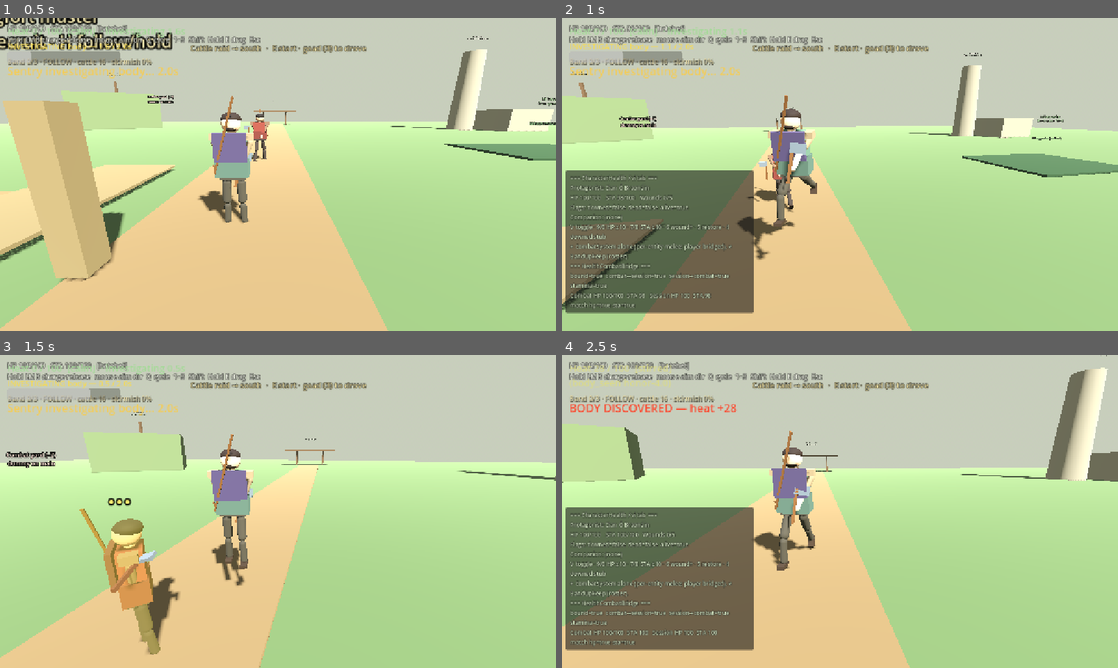
Above: before the commit, frames 1-4 (two rows, left to right).
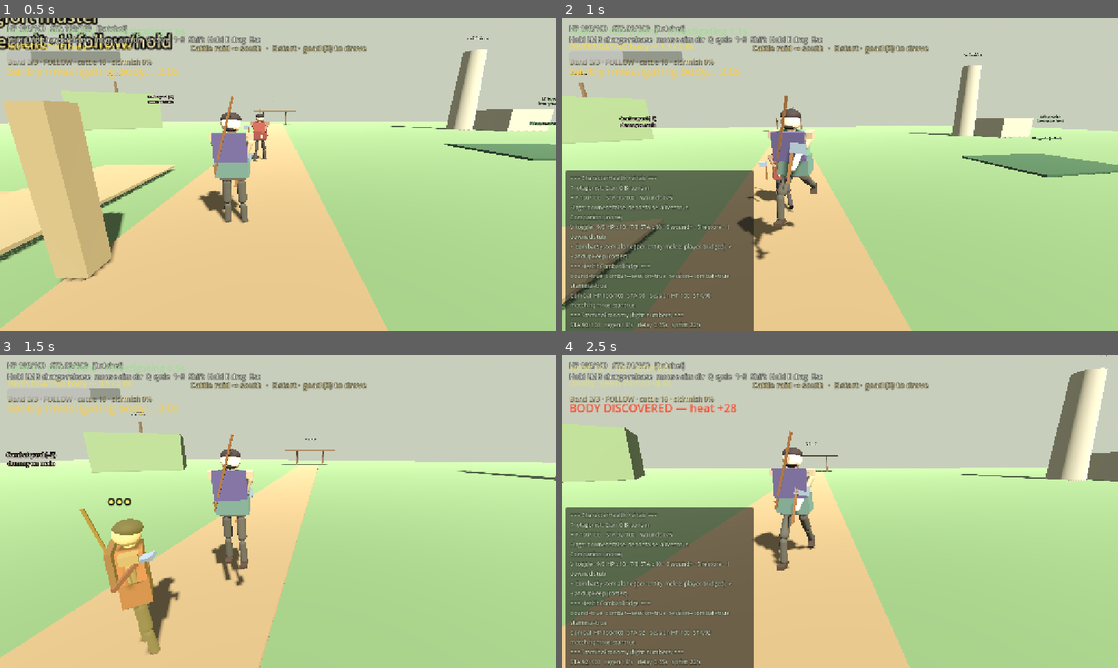
Above: after the commit, the same moments.

Repository: fortins4/devPlayground
Game: Godot game, scene res://scenes/main/main.tscn
Same seed, same stepped clock (60 frames per second), same inputs: the game is played once before the commit and once after it.
Inputs (mouse positions are in pixels of both pictures, inside the frame that each line leads up to):
- Up to frame 1 (0.5 s): no input
- Up to frame 2 (1 s): tap Enter at 0.5 s; move the mouse to (867, 174) at 0.52 s; hold W (move_forward) from 0.53 s (still down); hold Shift (sprint) from 0.53 s (still down); click (867, 174) at 0.67 s; tap Space (jump) at 0.77 s; tap V at 0.8 s
- Up to frame 3 (1.5 s): keep holding W (move_forward); move the mouse to (250, 511) at 1.27 s; release Shift (sprint) at 1.28 s; tap V at 1.35 s
- Up to frame 4 (2.5 s): keep holding W (move_forward); tap Space (jump) at 1.52 s; tap Shift (sprint) at 1.55 s; move the mouse to (851, 505) at 2.02 s; hold Right mouse button (attack_heavy) from 2.03 s (still down); tap V at 2.3 s

Frame 1 is identical in both runs. In frame 2, 2.0% of the frame differs, in the area x 0-35%, y 2-100%; in frame 3, 0.1%; in frame 4, 2.4%.
Error in both runs: Stack overflow. Check for infinite recursion in your script. (res://scripts/autoload/world_clock.gd:247)

Commit message:
systems: stamina/recover fight numbers table
Centralize greybox fight stamina economy (max, regen, delay, sprint,
attack cost+recovery, block stubs) in StaminaEconomy; CombatSystem and
CharacterHealth read from it. Document numbers + backtick F5 probe.

Diff:
--- a/scripts/autoload/character_health.gd
+++ b/scripts/autoload/character_health.gd
@@ -25,8 +25,9 @@
 ## Protagonist vitals (slice defaults).
 var max_hp: float = 100.0
 var hp: float = 100.0
-var max_stamina: float = 100.0
-var stamina: float = 100.0
+## Mirrors StaminaEconomy.MAX_STAMINA (CombatSystem fight pool).
+var max_stamina: float = StaminaEconomy.MAX_STAMINA
+var stamina: float = StaminaEconomy.MAX_STAMINA
 ## Soft injury counter (0..MAX_WOUNDS). Not a full injury sim.
 var wounds: int = 0
 const MAX_WOUNDS: int = 5
--- a/scripts/ui/health_debug_hud.gd
+++ b/scripts/ui/health_debug_hud.gd
@@ -5,7 +5,8 @@
 ## Travel bottom-right).
 ##
 ## Keys (when this node is in the tree):
-##   V — show / hide panel
+##   V — show / hide panel (includes StaminaEconomy fight numbers)
+##   ` (backtick / QuoteLeft) — print StaminaEconomy dump to Output
 ##   9 / 0 — HP −10 / +10
 ##   7 / 8 — stamina −10 / +10
 ##   6 — add wound
@@ -55,6 +56,9 @@
 		match event.keycode:
 			KEY_V:
 				_toggle()
+				get_viewport().set_input_as_handled()
+			KEY_QUOTELEFT:
+				_dump_stamina_economy()
 				get_viewport().set_input_as_handled()
 			KEY_9:
 				if CharacterHealth:
@@ -128,6 +132,16 @@
 	_refresh()
 
 
+func _dump_stamina_economy() -> void:
+	var combat := _find_player_combat()
+	if combat and combat.has_method("dump_stamina_economy"):
+		combat.dump_stamina_economy()
+	else:
+		var cur := CharacterHealth.stamina if CharacterHealth else -1.0
+		print(StaminaEconomy.get_debug_text(cur))
+	_refresh()
+
+
 func _refresh() -> void:
 	if label == null:
 		return
@@ -139,6 +153,12 @@
 	var bridge := _find_player_bridge()
 	if bridge:
 		text += "\n" + bridge.get_debug_text()
+	var combat := _find_player_combat()
+	if combat and combat.has_method("get_stamina_economy_debug_text"):
+		text += "\n" + combat.get_stamina_economy_debug_text()
+	else:
+		var cur := CharacterHealth.stamina if CharacterHealth else -1.0
+		text += "\n" + StaminaEconomy.get_debug_text(cur)
 	label.text = text
 
 
@@ -149,3 +169,13 @@
 	if player == null:
 		return null
 	return player.get_node_or_null("HealthCombatBridge") as HealthCombatBridge
+
+
+func _find_player_combat() -> CombatSystem:
+	if not is_inside_tree():
+		return null
+	var player := get_tree().get_first_node_in_group("player")
+	if player == null:
+		return null
+	var node := player.get_node_or_null("CombatSystem")
+	return node as CombatSystem if node is CombatSystem else null
--- a/systems/combat/combat_system.gd
+++ b/systems/combat/combat_system.gd
@@ -33,9 +33,10 @@
 }
 
 @export var max_health: float = 100.0
-@export var max_stamina: float = 100.0
-@export var stamina_regen_per_sec: float = 18.0
-@export var sprint_stamina_per_sec: float = 22.0
+## Defaults seed from StaminaEconomy (systems/combat/stamina_economy.gd).
+@export var max_stamina: float = StaminaEconomy.MAX_STAMINA
+@export var stamina_regen_per_sec: float = StaminaEconomy.REGEN_PER_SEC
+@export var sprint_stamina_per_sec: float = StaminaEconomy.SPRINT_DRAIN_PER_SEC
 @export var team: int = 0 ## 0 = player allies, 1 = hostiles
 @export var starting_weapon: Weapon = Weapon.HATCHET
 @export var enable_block: bool = false ## Shield later; off for cattle-farm starter kit
@@ -51,13 +52,15 @@
 @export var enable_directional_hatchet: bool = true
 
 var health: float = 100.0
-var stamina: float = 100.0
+var stamina: float = StaminaEconomy.MAX_STAMINA
 var current_weapon: Weapon = Weapon.HATCHET
 var is_dead: bool = false
 var is_blocking: bool = false
 var is_attacking: bool = false
 var attack_recovery_left: float = 0.0
 var hitbox_active_left: float = 0.0
+## Countdown before passive regen after spend / after attack recovery ends.
+var stamina_regen_delay_left: float = 0.0
 
 var _hit_this_swing: Dictionary = {} ## instance_id -> true
 var _owner_body: Node3D
@@ -83,21 +86,22 @@
 var _last_strike_direction: StrikeDirection = StrikeDirection.TOP
 var _charge_pose_tween: Tween
 
-# Per-weapon attack profiles: light / heavy
+# Per-weapon feel timings + damage/reach (queue #2 owns hatchet directional tiers).
+# Stamina cost + recovery seconds: StaminaEconomy.ATTACK (source of truth).
 const PROFILES := {
 	Weapon.HATCHET: {
-		# Timing polish (#2): clearer windup telegraph, readable contact, non-spam recover.
+		# Timing polish: clearer windup telegraph, readable contact, non-spam recover.
 		# Direction multipliers applied in try_attack via HATCHET_DIR_TIMING.
-		&"light": {"cost": 12.0, "damage": 14.0, "windup": 0.16, "active": 0.12, "recovery": 0.34, "reach": 1.35},
-		&"heavy": {"cost": 28.0, "damage": 28.0, "windup": 0.34, "active": 0.16, "recovery": 0.58, "reach": 1.5},
+		&"light": {"damage": 14.0, "windup": 0.16, "active": 0.12, "reach": 1.35},
+		&"heavy": {"damage": 28.0, "windup": 0.34, "active": 0.16, "reach": 1.5},
 	},
 	Weapon.KNIFE: {
-		&"light": {"cost": 8.0, "damage": 8.0, "windup": 0.06, "active": 0.1, "recovery": 0.16, "reach": 1.0},
-		&"heavy": {"cost": 18.0, "damage": 16.0, "windup": 0.12, "active": 0.12, "recovery": 0.28, "reach": 1.1},
+		&"light": {"damage": 8.0, "windup": 0.06, "active": 0.1, "reach": 1.0},
+		&"heavy": {"damage": 16.0, "windup": 0.12, "active": 0.12, "reach": 1.1},
 	},
 	Weapon.GOAD: {
-		&"light": {"cost": 10.0, "damage": 10.0, "windup": 0.14, "active": 0.12, "recovery": 0.26, "reach": 1.7},
-		&"heavy": {"cost": 22.0, "damage": 20.0, "windup": 0.2, "active": 0.16, "recovery": 0.4, "reach": 1.85},
+		&"light": {"damage": 10.0, "windup": 0.14, "active": 0.12, "reach": 1.7},
+		&"heavy": {"damage": 20.0, "windup": 0.2, "active": 0.16, "reach": 1.85},
 	},
 }
 
@@ -158,22 +162,31 @@
 		attack_recovery_left = maxf(0.0, attack_recovery_left - delta)
 		if attack_recovery_left <= 0.0:
 			is_attacking = false
+			# Recover window closed — gate regen so the recovery beat matters.
+			_arm_stamina_regen_delay()
 
 	if hitbox_active_left > 0.0:
 		hitbox_active_left = maxf(0.0, hitbox_active_left - delta)
 		if hitbox_active_left <= 0.0 and _hitbox:
 			_hitbox.monitoring = false
 
-	var regenerating := not is_attacking and not is_blocking and not is_charging
+	if stamina_regen_delay_left > 0.0:
+		stamina_regen_delay_left = maxf(0.0, stamina_regen_delay_left - delta)
+
+	var regenerating := (
+		not is_attacking
+		and not is_blocking
+		and not is_charging
+		and stamina_regen_delay_left <= 0.0
+	)
 	if regenerating and stamina < max_stamina:
 		stamina = minf(max_stamina, stamina + stamina_regen_per_sec * delta)
 		stamina_changed.emit(stamina, max_stamina)
 
 	if is_blocking and enable_block:
-		var block_drain := 8.0 * delta
+		var block_drain := StaminaEconomy.BLOCK_DRAIN_PER_SEC * delta
 		if stamina >= block_drain:
-			stamina -= block_drain
-			stamina_changed.emit(stamina, max_stamina)
+			_spend_stamina(block_drain)
 		else:
 			is_blocking = false
 
@@ -221,8 +234,7 @@
 	var cost := sprint_stamina_per_sec * delta
 	if stamina < cost * 0.5:
 		return false
-	stamina = maxf(0.0, stamina - cost)
-	stamina_changed.emit(stamina, max_stamina)
+	_spend_stamina(cost)
 	return stamina > 0.0
 
 
@@ -250,7 +262,7 @@
 	var profile: Dictionary = PROFILES[Weapon.HATCHET].get(kind, PROFILES[Weapon.HATCHET][&"light"])
 	var windup := float(profile["windup"])
 	var active := float(profile["active"])
-	var recovery := float(profile["recovery"])
+	var recovery := StaminaEconomy.attack_recovery(&"hatchet", kind)
 	var scales: Dictionary = HATCHET_DIR_TIMING.get(direction, HATCHET_DIR_TIMING[StrikeDirection.TOP])
 	windup *= float(scales.get("windup", 1.0))
 	active *= float(scales.get("active", 1.0))
@@ -327,9 +339,11 @@
 	if is_charging:
 		cancel_charge()
 	var profile: Dictionary = PROFILES[current_weapon].get(kind, PROFILES[current_weapon][&"light"])
+	var wname: StringName = WEAPON_NAMES[current_weapon]
 	var light_p: Dictionary = PROFILES[current_weapon][&"light"]
 	var heavy_p: Dictionary = PROFILES[current_weapon][&"heavy"]
-	# power < 0 → use discrete light/heavy profile; else lerp light→heavy by power (0..1).
+	# power < 0 → discrete light/heavy; else lerp light→heavy by power (0..1).
+	# Cost + recovery from StaminaEconomy; feel timings from PROFILES.
 	var cost: float
 	var damage: float
 	var windup: float
@@ -337,19 +351,27 @@
 	var recovery: float
 	var reach: float
 	if power < 0.0:
-		cost = float(profile["cost"])
+		cost = StaminaEconomy.attack_cost(wname, kind)
 		damage = float(profile["damage"])
 		windup = float(profile["windup"])
 		active = float(profile["active"])
-		recovery = float(profile["recovery"])
+		recovery = StaminaEconomy.attack_recovery(wname, kind)
 		reach = float(profile["reach"])
 	else:
 		var t := clampf(power, 0.0, 1.0)
-		cost = lerpf(float(light_p["cost"]), float(heavy_p["cost"]), t)
+		cost = lerpf(
+			StaminaEconomy.attack_cost(wname, &"light"),
+			StaminaEconomy.attack_cost(wname, &"heavy"),
+			t,
+		)
 		damage = lerpf(float(light_p["damage"]), float(heavy_p["damage"]), t)
 		windup = lerpf(float(light_p["windup"]), float(heavy_p["windup"]), t)
 		active = lerpf(float(light_p["active"]), float(heavy_p["active"]), t)
-		recovery = lerpf(float(light_p["recovery"]), float(heavy_p["recovery"]), t)
+		recovery = lerpf(
+			StaminaEconomy.attack_recovery(wname, &"light"),
+			StaminaEconomy.attack_recovery(wname, &"heavy"),
+			t,
+		)
 		reach = lerpf(float(light_p["reach"]), float(heavy_p["reach"]), t)
 		kind = &"heavy" if t >= 0.55 else &"light"
 	# Hatchet: scale phases so top / left / right read as distinct arcs.
@@ -360,8 +382,7 @@
 		recovery *= float(scales.get("recovery", 1.0))
 	if stamina < cost:
 		return false
-	stamina -= cost
-	stamina_changed.emit(stamina, max_stamina)
+	_spend_stamina(cost)
 	is_attacking = true
 	is_blocking = false
 	_hit_this_swing.clear()
@@ -372,7 +393,7 @@
 	_last_active = active
 	_last_recovery = recovery
 	_play_weapon_swing(kind, windup, active, recovery, direction)
-	attack_performed.emit(_owner_body, kind, WEAPON_NAMES[current_weapon])
+	attack_performed.emit(_owner_body, kind, wname)
 	_activate_hitbox_after(windup, active, reach, damage, kind, direction)
 	return true
 
@@ -381,7 +402,7 @@
 	if not enable_block or is_dead or is_attacking:
 		is_blocking = false
 		return
-	is_blocking = holding and stamina > 5.0
+	is_blocking = holding and stamina > StaminaEconomy.BLOCK_MIN_STAMINA
 
 
 func apply_damage(amount: float, from: Node = null, frontal: bool = true) -> float:
@@ -394,8 +415,7 @@
 	if enable_block and is_blocking and frontal and stamina > 0.0:
 		mitigated = amount * 0.75
 		amount -= mitigated
-		stamina = maxf(0.0, stamina - 12.0)
-		stamina_changed.emit(stamina, max_stamina)
+		_spend_stamina(StaminaEconomy.BLOCK_HIT_COST)
 		blocked.emit(_owner_body, from, mitigated)
 		if amount <= 0.01:
 			return 0.0
@@ -801,6 +821,39 @@
 		_weapon_visual.transform = _weapon_rest_transform
 
 
+
+func _spend_stamina(amount: float) -> void:
+	if amount <= 0.0:
+		return
+	stamina = maxf(0.0, stamina - amount)
+	_arm_stamina_regen_delay()
+	stamina_changed.emit(stamina, max_stamina)
+
+
+func _arm_stamina_regen_delay() -> void:
+	stamina_regen_delay_left = maxf(
+		stamina_regen_delay_left, StaminaEconomy.REGEN_DELAY_SEC
+	)
+
+
+func get_attack_profile(kind: StringName = &"light") -> Dictionary:
+	## Merged feel profile + stamina cost/recovery from StaminaEconomy.
+	var base: Dictionary = PROFILES[current_weapon].get(kind, PROFILES[current_weapon][&"light"]).duplicate()
+	var wname: StringName = WEAPON_NAMES[current_weapon]
+	base["cost"] = StaminaEconomy.attack_cost(wname, kind)
+	base["recovery"] = StaminaEconomy.attack_recovery(wname, kind)
+	return base
+
+
+func get_stamina_economy_debug_text() -> String:
+	return StaminaEconomy.get_debug_text(stamina)
+
+
+func dump_stamina_economy() -> void:
+	## Cheap F5 probe — print economy constants + current STA.
+	print(get_stamina_economy_debug_text())
+
+
 func reset_weapon_pose() -> void:
 	if _swing_tween and _swing_tween.is_valid():
 		_swing_tween.kill()
--- /dev/null
+++ b/systems/combat/stamina_economy.gd
@@ -0,0 +1,122 @@
+class_name StaminaEconomy
+extends RefCounted
+## Fight stamina / recover numbers — greybox tunable source of truth.
+##
+## CombatSystem reads max / regen / delay / sprint / attack costs+recovery /
+## block stubs from here. Damage, windup, active, and reach stay on CombatSystem
+## PROFILES (queue #2 owns hatchet directional damage/reach + charge tiers).
+## Feel (anims, hitstop polish, telegraph) is Godot-owned — this file is DATA only.
+
+## Pool size (CombatSystem + CharacterHealth session default).
+const MAX_STAMINA: float = 100.0
+## Passive refill rate while idle (not attacking / not blocking) after delay.
+const REGEN_PER_SEC: float = 18.0
+## Gate after last stamina spend and when attack recovery ends — recover windows matter.
+const REGEN_DELAY_SEC: float = 0.35
+## Continuous drain while sprinting.
+const SPRINT_DRAIN_PER_SEC: float = 22.0
+
+## Block path stubs (CombatSystem.enable_block stays false until shield gear).
+const BLOCK_DRAIN_PER_SEC: float = 8.0
+const BLOCK_HIT_COST: float = 12.0
+const BLOCK_MIN_STAMINA: float = 5.0
+
+## Per-weapon light / heavy stamina cost + recovery seconds (source of truth).
+## Keys match CombatSystem.WEAPON_NAMES values.
+const ATTACK: Dictionary = {
+	&"hatchet": {
+		&"light": {"cost": 12.0, "recovery": 0.34},
+		&"heavy": {"cost": 28.0, "recovery": 0.58},
+	},
+	&"knife": {
+		&"light": {"cost": 8.0, "recovery": 0.16},
+		&"heavy": {"cost": 18.0, "recovery": 0.28},
+	},
+	&"goad": {
+		&"light": {"cost": 10.0, "recovery": 0.26},
+		&"heavy": {"cost": 22.0, "recovery": 0.40},
+	},
+}
+
+
+static func attack_entry(weapon: StringName, kind: StringName) -> Dictionary:
+	var kit: Dictionary = ATTACK.get(weapon, ATTACK[&"hatchet"])
+	return kit.get(kind, kit[&"light"])
+
+
+static func attack_cost(weapon: StringName, kind: StringName) -> float:
+	return float(attack_entry(weapon, kind).get("cost", 12.0))
+
+
+static func attack_recovery(weapon: StringName, kind: StringName) -> float:
+	return float(attack_entry(weapon, kind).get("recovery", 0.28))
+
+
+## ~N light swings to empty at full STA (floor).
+static func light_swings_to_empty(weapon: StringName = &"hatchet") -> int:
+	var cost := attack_cost(weapon, &"light")
+	if cost <= 0.0:
+		return 0
+	return int(floor(MAX_STAMINA / cost))
+
+
+## Seconds to refill empty → full at REGEN_PER_SEC (ignores delay / attack gates).
+static func regen_empty_to_full_sec() -> float:
+	if REGEN_PER_SEC <= 0.0:
+		return INF
+	return MAX_STAMINA / REGEN_PER_SEC
+
+
+static func to_debug_dict(current_stamina: float = -1.0) -> Dictionary:
+	var cur := current_stamina if current_stamina >= 0.0 else MAX_STAMINA
+	return {
+		"max_stamina": MAX_STAMINA,
+		"regen_per_sec": REGEN_PER_SEC,
+		"regen_delay_sec": REGEN_DELAY_SEC,
+		"sprint_drain_per_sec": SPRINT_DRAIN_PER_SEC,
+		"block_drain_per_sec": BLOCK_DRAIN_PER_SEC,
+		"block_hit_cost": BLOCK_HIT_COST,
+		"block_min_stamina": BLOCK_MIN_STAMINA,
+		"attack": ATTACK.duplicate(true),
+		"current_stamina": cur,
+		"hatchet_light_swings_to_empty": light_swings_to_empty(&"hatchet"),
+		"regen_empty_to_full_sec": regen_empty_to_full_sec(),
+	}
+
+
+static func get_debug_text(current_stamina: float = -1.0) -> String:
+	var d := to_debug_dict(current_stamina)
+	var lines: PackedStringArray = PackedStringArray()
+	lines.append("=== StaminaEconomy (fight numbers) ===")
+	lines.append(
+		"STA %.0f/%.0f   regen %.0f/s   delay %.2fs   sprint %.0f/s" % [
+			float(d["current_stamina"]), float(d["max_stamina"]),
+			float(d["regen_per_sec"]), float(d["regen_delay_sec"]),
+			float(d["sprint_drain_per_sec"]),
+		]
+	)
+	lines.append(
+		"block (off): drain %.0f/s  hit cost %.0f  min hold %.0f" % [
+			float(d["block_drain_per_sec"]),
+			float(d["block_hit_cost"]),
+			float(d["block_min_stamina"]),
+		]
+	)
+	for weapon in [&"hatchet", &"knife", &"goad"]:
+		var light: Dictionary = attack_entry(weapon, &"light")
+		var heavy: Dictionary = attack_entry(weapon, &"heavy")
+		lines.append(
+			"%s  L cost %.0f recover %.2fs  |  H cost %.0f recover %.2fs" % [
+				String(weapon),
+				float(light["cost"]), float(light["recovery"]),
+				float(heavy["cost"]), float(heavy["recovery"]),
+			]
+		)
+	lines.append(
+		"design: ~%d light hatchet to empty · empty→full ~%.1fs (+ delay) · recover gates next swing" % [
+			int(d["hatchet_light_swings_to_empty"]),
+			float(d["regen_empty_to_full_sec"]),
+		]
+	)
+	lines.append("F5 probe: press ` (backtick) — stamina economy dump (see systems/combat/README.md)")
+	return "\n".join(lines)
Not shown, added: systems/combat/stamina_economy.gd.uid
Not shown, changed: systems/combat/README.md
Not shown, changed: systems/health/README.md
